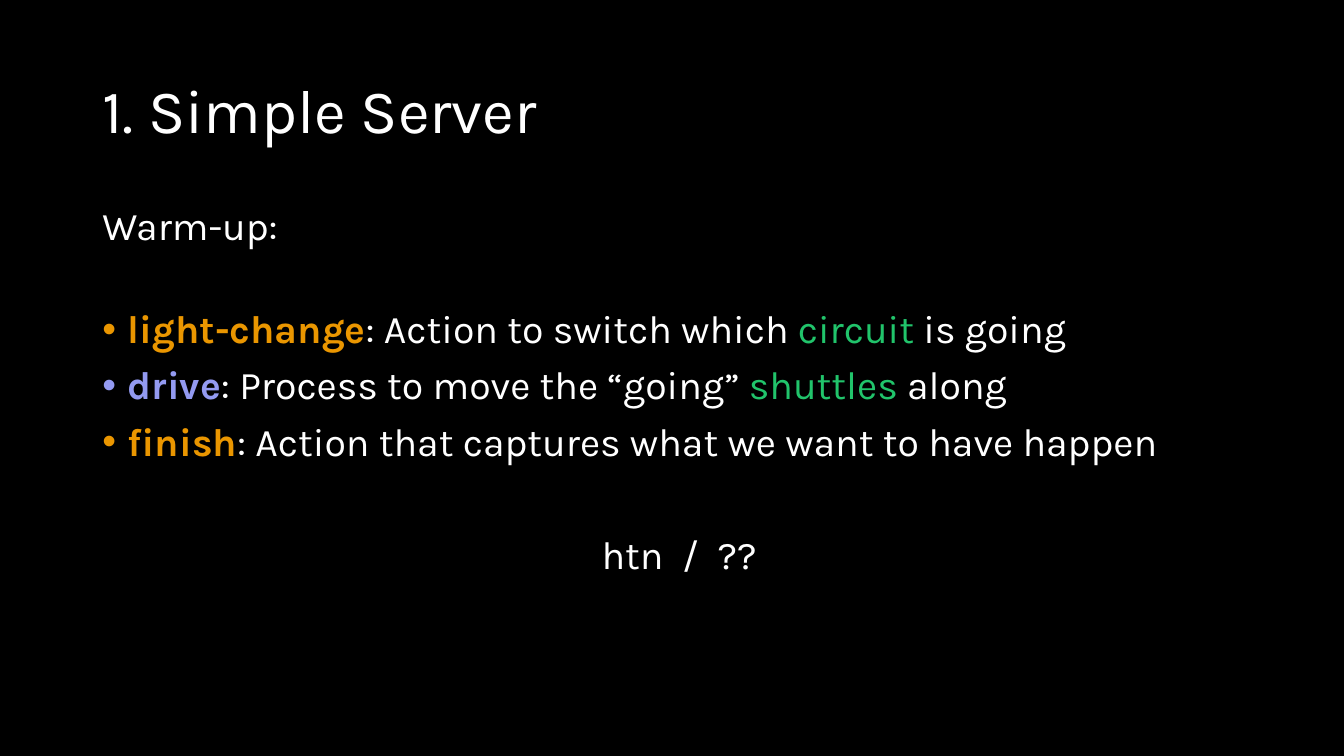
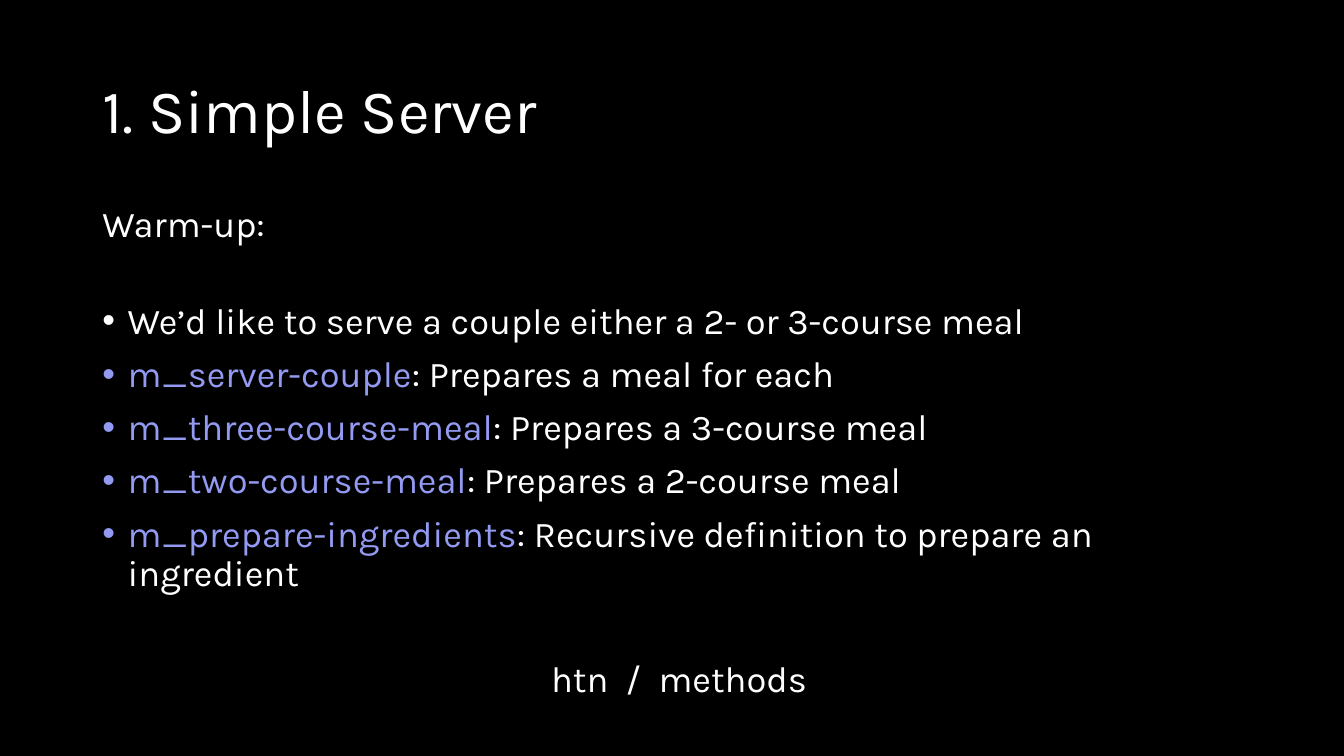
Before and after one commit to AI-Planning/modeling-in-pddl, a slide deck: slide 7 of exercises/cisc-813/htn/slides.pptx. Drawn at 1344x756 pixels with LibreOffice and Linux fonts; fonts in the diff are those of the drawing. Boxes give left, top, right and bottom in pixels: in the first picture for what was removed or moved away, otherwise in the second. Text is boxed around its words. In the diff, an @@ line names an element or a change of style, - is before the commit and + after.

```diff
--- a/exercises/cisc-813/htn/slides.pptx
+++ b/exercises/cisc-813/htn/slides.pptx
@@ text at (102,214,264,246): size 28 to 25.9 pt in "Warm-up:" @@
@@ text at (128,309,1093,693): text changed; size 28 to 25.9 pt @@
-• light-change: Action to switch which circuit is going
-• drive: Process to move the “going” shuttles along
-• finish: Action that captures what we want to have happen
-htn / ??
+• We’d like to serve a couple either a 2- or 3-course meal
+• m_server-couple: Prepares a meal for each
+• m_three-course-meal: Prepares a 3-course meal
+• m_two-course-meal: Prepares a 2-course meal
+• m_prepare-ingredients: Recursive definition to prepare an ingredient
+htn / methods
```
Also in this commit, not shown: 2 other slides changed, 7 slides added, 8 slides removed, 10 other files.
